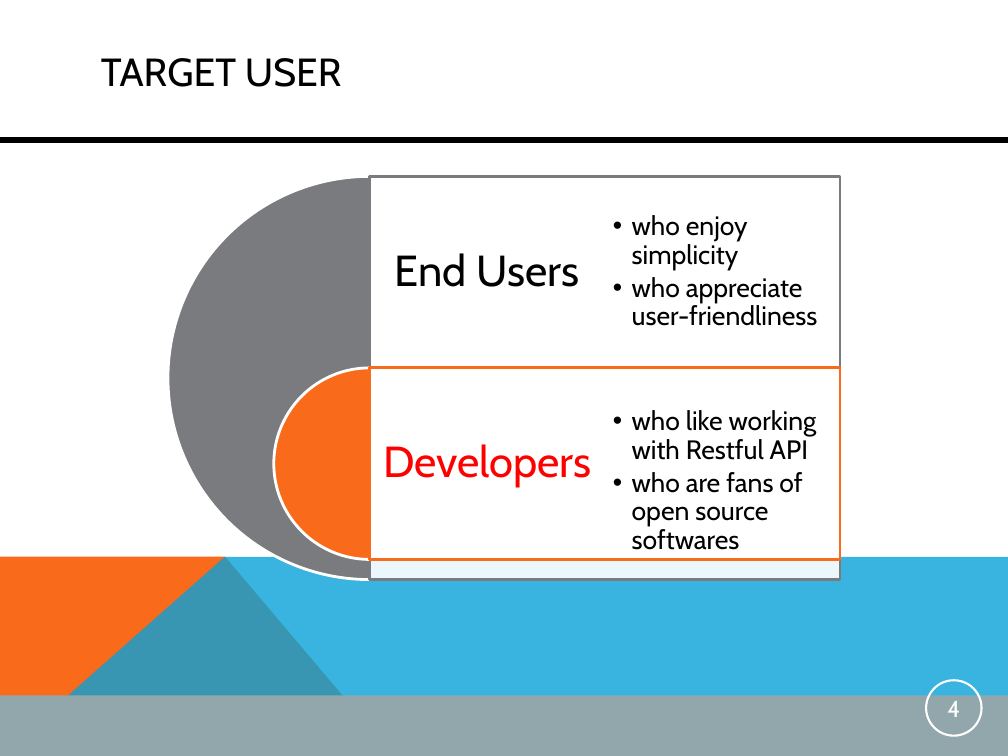
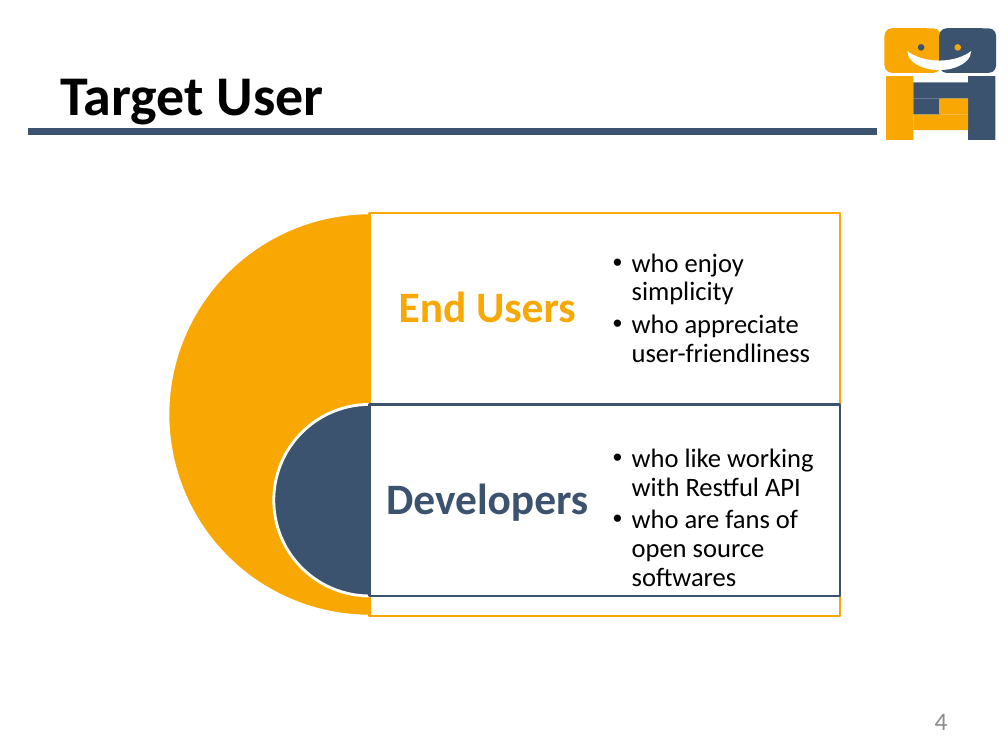
Before and after one commit to mdger/UGNM_Instantmessaging, a slide deck: slide 4 of UGNM_Instantmessaging/doc/PresentationIM.pptx. Drawn at 1008x756 pixels with LibreOffice and Linux fonts; fonts in the diff are those of the drawing. Boxes give left, top, right and bottom in pixels: in the first picture for what was removed or moved away, otherwise in the second. Text is boxed around its words. In the diff, an @@ line names an element or a change of style, - is before the commit and + after.

```diff
--- a/UGNM_Instantmessaging/doc/PresentationIM.pptx
+++ b/UGNM_Instantmessaging/doc/PresentationIM.pptx
@@ group added at [885, 28, 996, 139]: 6 rectangles, 2 rounded rectangles, 2 ellipses, 1 moon @@
@@ title at [60, 78, 324, 125]: text changed; size 28 to 40 pt; font Cabin to Calibri; bold on @@
-TARGET USER
+Target User
@@ line moved from (0, 140) - (1008, 140) to (28, 132) - (877, 132) @@
@@ line (28, 132) - (877, 132): stroke #000000 4 pt to #3C536F 5 pt @@
@@ pie slice (boxed as its full ellipse) at [168, 213, 572, 616]: fill #797B7E to #F9A703 @@
@@ text "End Users" at [399, 291, 576, 323]: font Cabin to Calibri, text colour #000000 to #F9A703, bold on @@
@@ rectangle at [370, 213, 841, 616]: outline #797B7E 2 pt to #F9A703 2 pt @@
@@ text "who enjoy simplicity" at [632, 253, 810, 363]: font Cabin to Calibri @@
@@ 4 texts, 2 pie slice (boxed as its full ellipse)s, 2 rectangles: place and size @@
-4 texts, 2 pie slice (boxed as its full ellipse)s, 2 rectangles at [168, 176, 841, 580]
+4 texts, 2 pie slice (boxed as its full ellipse)s, 2 rectangles at [168, 213, 841, 616]
@@ pie slice (boxed as its full ellipse) at [274, 404, 466, 596]: fill #F96A1B to #3C536F @@
@@ text "Developers" at [386, 483, 588, 521]: font Cabin to Calibri, text colour #FF0000 to #3C536F, bold on @@
@@ rectangle at [370, 404, 841, 596]: outline #F96A1B 2 pt to #3C536F 2 pt @@
@@ text "who like working with Restful ..." at [632, 448, 814, 587]: font Cabin to Calibri @@
@@ freeform shape removed at [0, 556, 394, 756] @@
@@ freeform shape removed at [0, 556, 1008, 756] @@
@@ rectangle removed at [0, 696, 1008, 756] @@
@@ page number: place and size @@
-page number at [926, 680, 982, 736]
+page number at [935, 714, 948, 730]
@@ page number at [935, 714, 948, 730]: size 16.5 to 18 pt, font Cabin to Calibri, text colour #FFFFFF to #8C8C8C; alignment centre to right; outline #FFFFFF 1.5 pt to none @@
```
Also in this commit, not shown: 5 other slides changed, 1 slide added, 1 slide removed, 1 other file.
